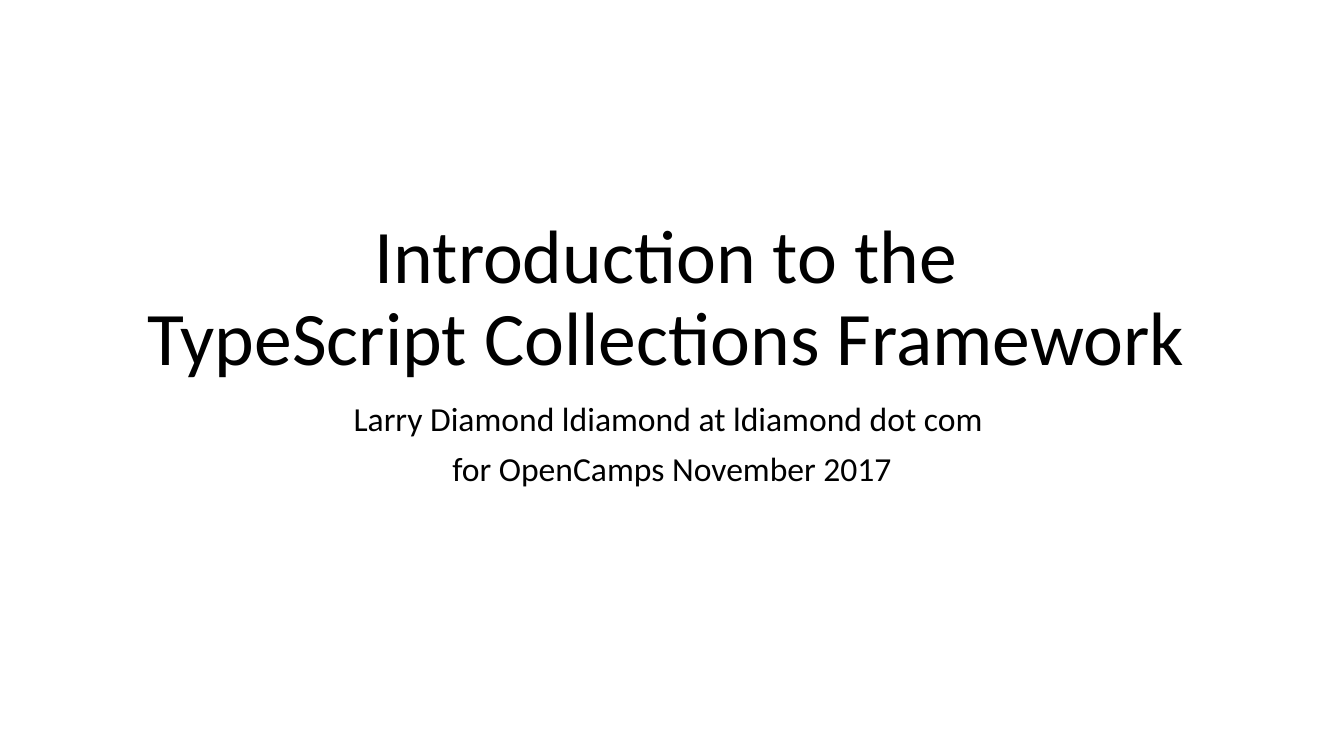
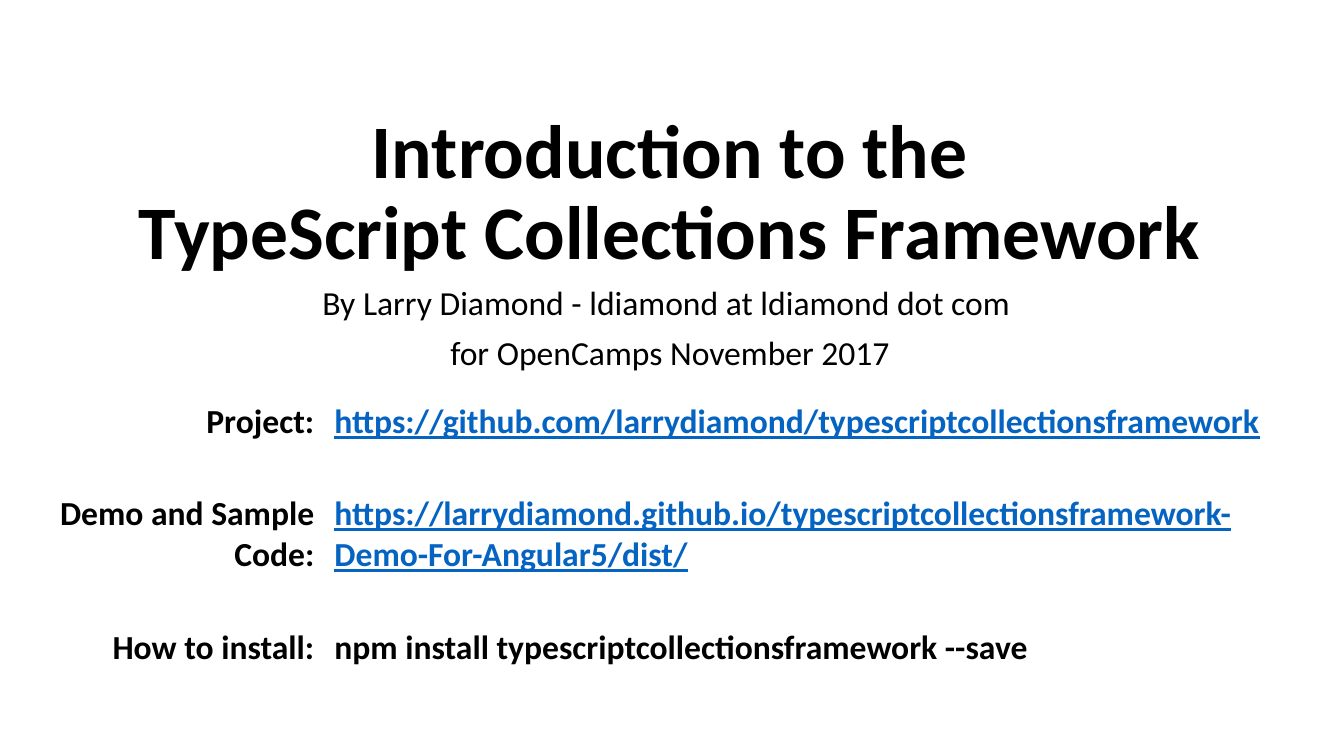
Before and after one commit to larrydiamond/typescriptcollectionsframework, a slide deck: slide 1 of IntroductionToTheTypeScriptCollectionFramework.pptx. Drawn at 1344x756 pixels with LibreOffice and Linux fonts; fonts in the diff are those of the drawing. Boxes give left, top, right and bottom in pixels: in the first picture for what was removed or moved away, otherwise in the second. Text is boxed around its words. In the diff, an @@ line names an element or a change of style, - is before the commit and + after.

```diff
--- a/IntroductionToTheTypeScriptCollectionFramework.pptx
+++ b/IntroductionToTheTypeScriptCollectionFramework.pptx
@@ title "Introduction to the TypeScript Collections ...": place and size @@
-title "Introduction to the TypeScript Collections ..." at bbox=[147, 230, 1184, 378]
+title "Introduction to the TypeScript Collections ..." at bbox=[139, 125, 1200, 271]
@@ title "Introduction to the TypeScript Collections ..." at bbox=[139, 125, 1200, 271]: bold on @@
@@ subtitle "By Larry Diamond - ldiamond ...": place and size @@
-subtitle "By Larry Diamond - ldiamond ..." at bbox=[354, 407, 982, 487]
+subtitle "By Larry Diamond - ldiamond ..." at bbox=[322, 291, 1009, 371]
@@ subtitle at bbox=[322, 291, 1009, 321]: text changed @@
-Larry Diamond ldiamond at ldiamond dot com
+By Larry Diamond - ldiamond at ldiamond dot com
@@ table added at bbox=[22, 397, 1309, 710], 3 rows, 2 columns @@
+Project: | https://github.com/larrydiamond/typescriptcollectionsframework
+Demo and Sample Code: | https://larrydiamond.github.io/typescriptcollectionsframework-Demo-For-Angular5/dist/
+How to install: | npm install typescriptcollectionsframework --save
```
Also in this commit, not shown: 2 other slides changed, 6 slides added, 4 slides removed.
